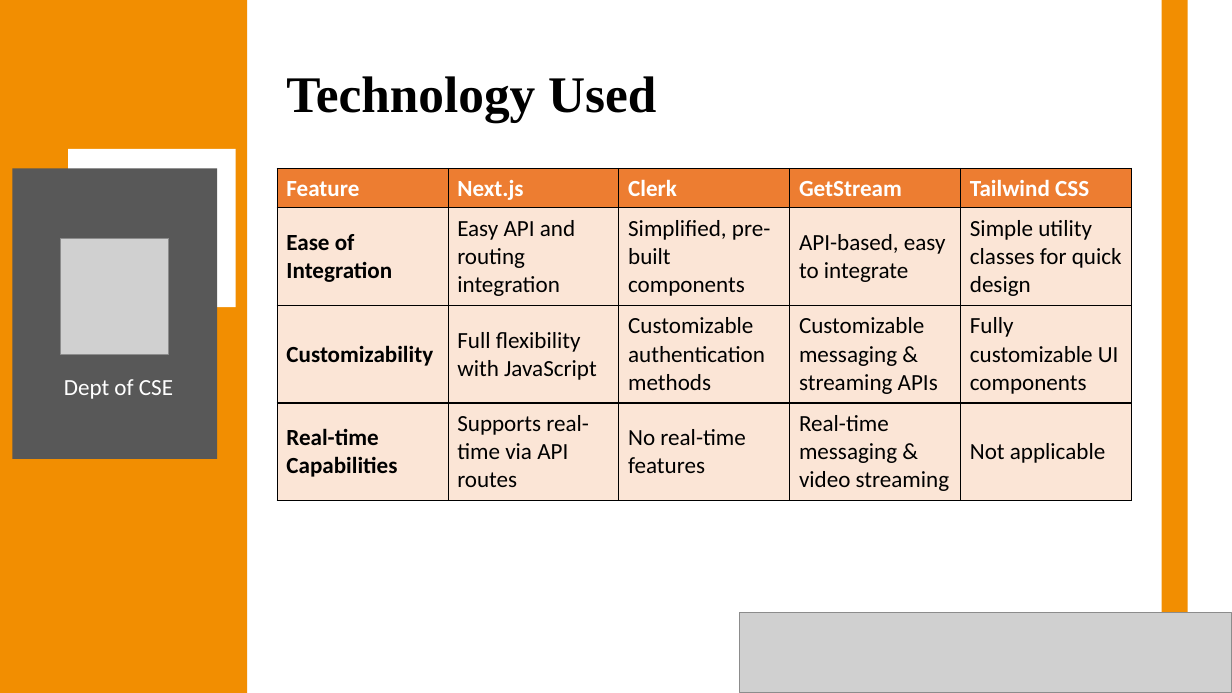
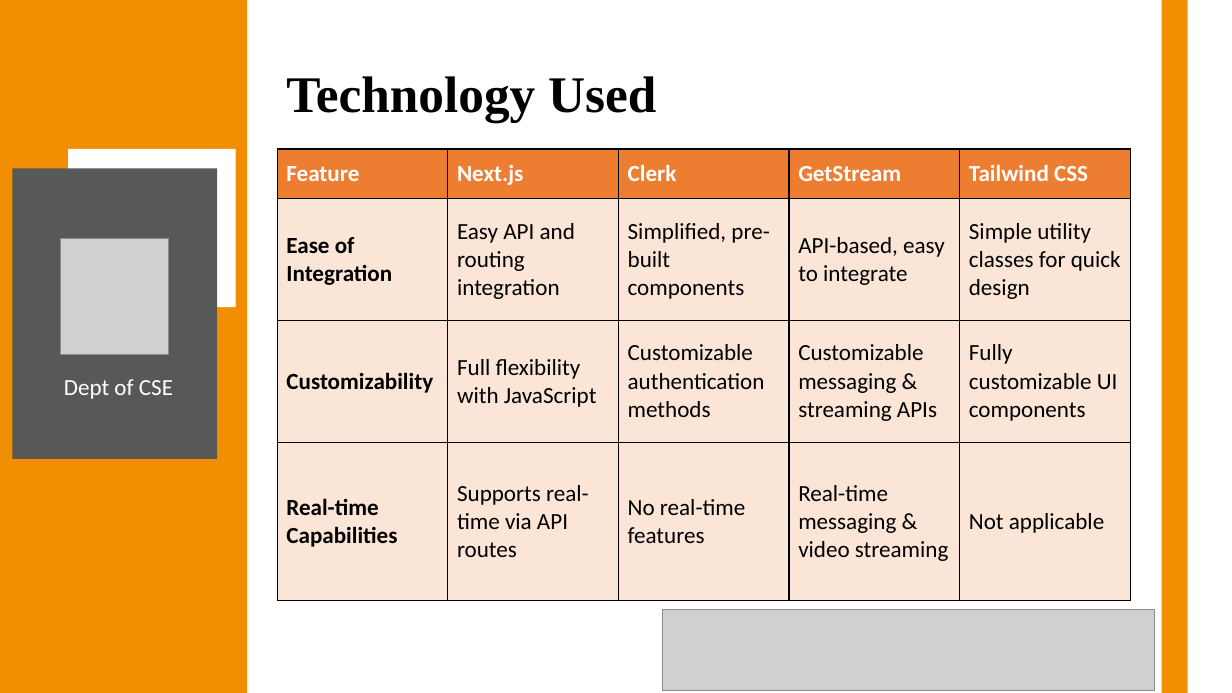
Before and after one commit to Anish202020/7th-Semester, a slide deck: slide 16 of Report & PPT/Project Work/Ppt/Callify Synopsis.pptx (slide 15 before the commit). Drawn at 1232x693 pixels with LibreOffice and Linux fonts; fonts in the diff are those of the drawing; grey boxes stand for pictures. Boxes give left, top, right and bottom in pixels: in the first picture for what was removed or moved away, otherwise in the second. Text is boxed around its words. In the diff, an @@ line names an element or a change of style, - is before the commit and + after.

Commit message:
commit changes

```diff
--- a/Report & PPT/Project Work/Ppt/Callify Synopsis.pptx
+++ b/Report & PPT/Project Work/Ppt/Callify Synopsis.pptx
@@ table: place and size @@
-table at bbox=[277, 168, 1132, 500]
+table at bbox=[277, 149, 1132, 601]
@@ picture: place and size @@
-picture at bbox=[739, 613, 1232, 693]
+picture at bbox=[663, 610, 1155, 690]
```
Also in this commit, not shown: 12 other slides changed, 1 slide added.
